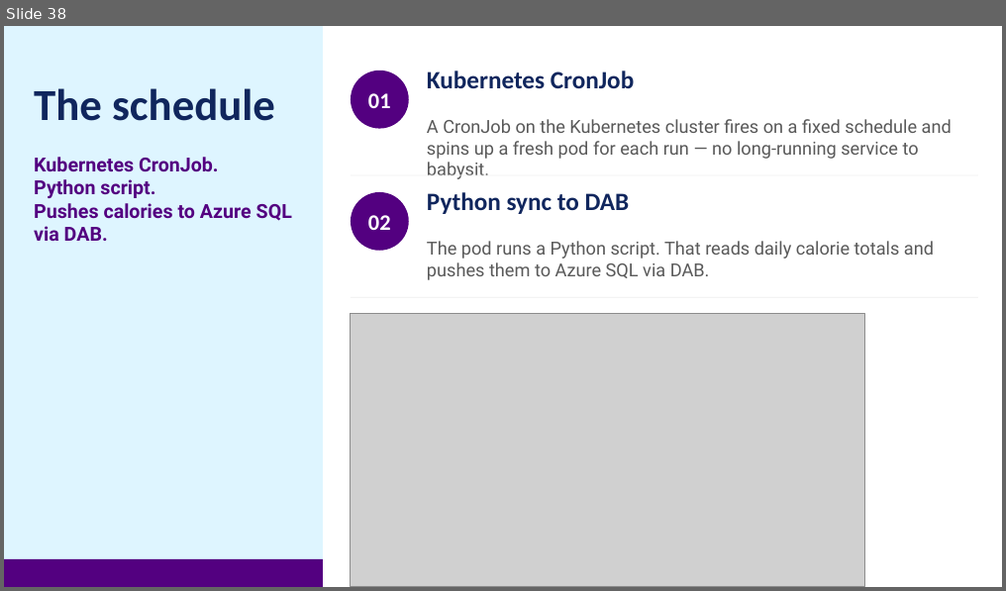
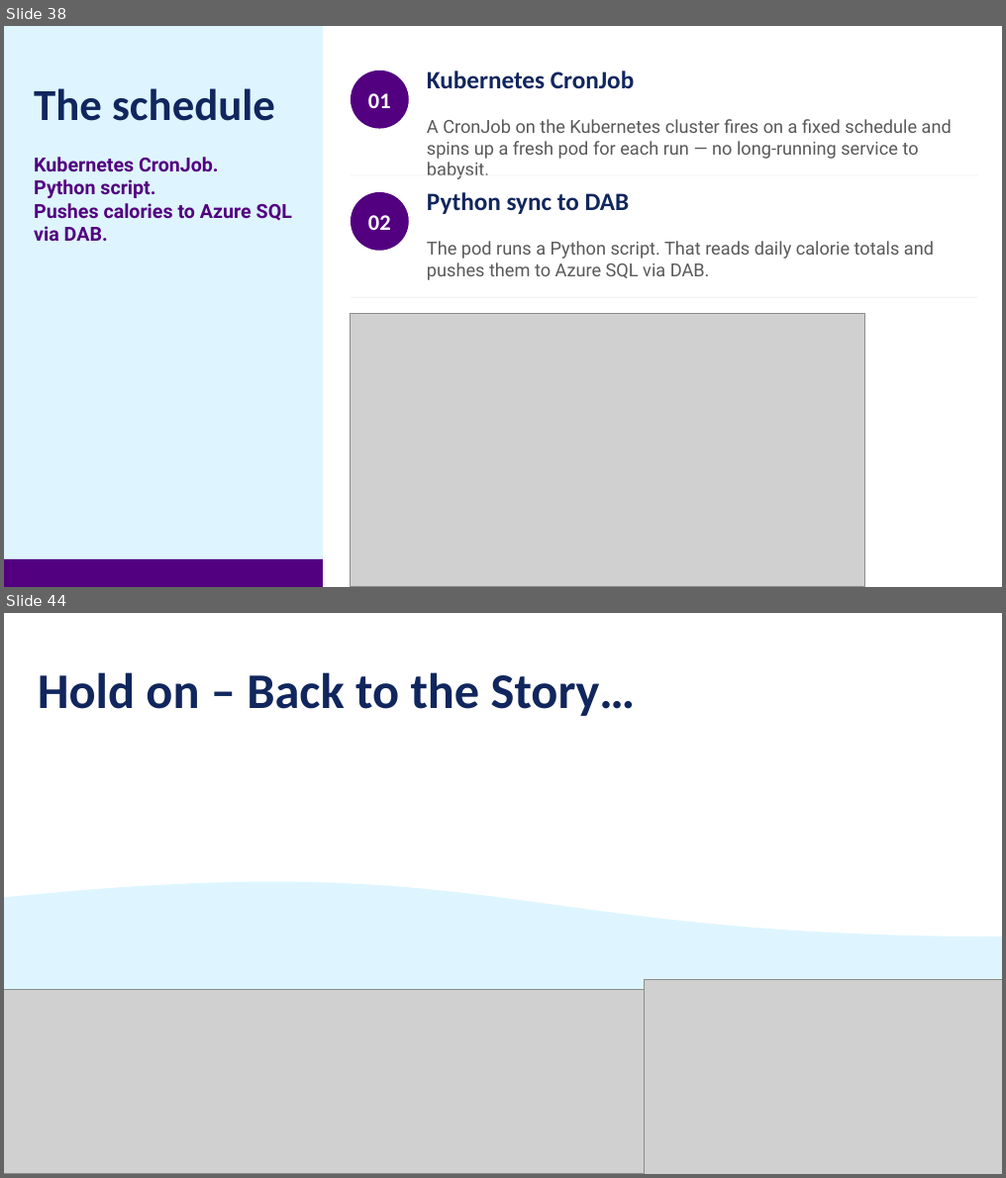
Before and after one commit to jpomfret/dab-presentation, a slide deck: Pomfret - dab - bristol.pptx. Shown one above the other, each under a label of ours: slide 38 before the commit, slides 38 and 44 after it; the slides between them are not shown. The pictures are 1006x591 and 1006x1178 pixels, drawn with LibreOffice and Linux fonts; fonts in the diff are those of the drawing; grey boxes stand for pictures; background and template pictures are left out. Boxes give left, top, right and bottom in pixels: in the first picture for what was removed or moved away, otherwise in the second. Text is boxed around its words. In the diff, an @@ line names an element or a change of style, - is before the commit and + after.

Commit message:
updates to pptx

```diff
--- a/Pomfret - dab - bristol.pptx
+++ b/Pomfret - dab - bristol.pptx
@@ slide 44 added at [4, 613, 1002, 1174], background picture (left out) @@
@@ title added at [38, 672, 636, 716], 36 pt, text #10265D, bold @@
+Hold on – Back to the Story…
@@ flow chart document added at [4, 878, 1002, 1174], fill #DEF5FF @@
@@ picture added at [4, 990, 1002, 1174] @@
@@ picture added at [644, 980, 1002, 1174] @@
```
Also in this commit, not shown: 2 slides changed, 1 other slide added.
